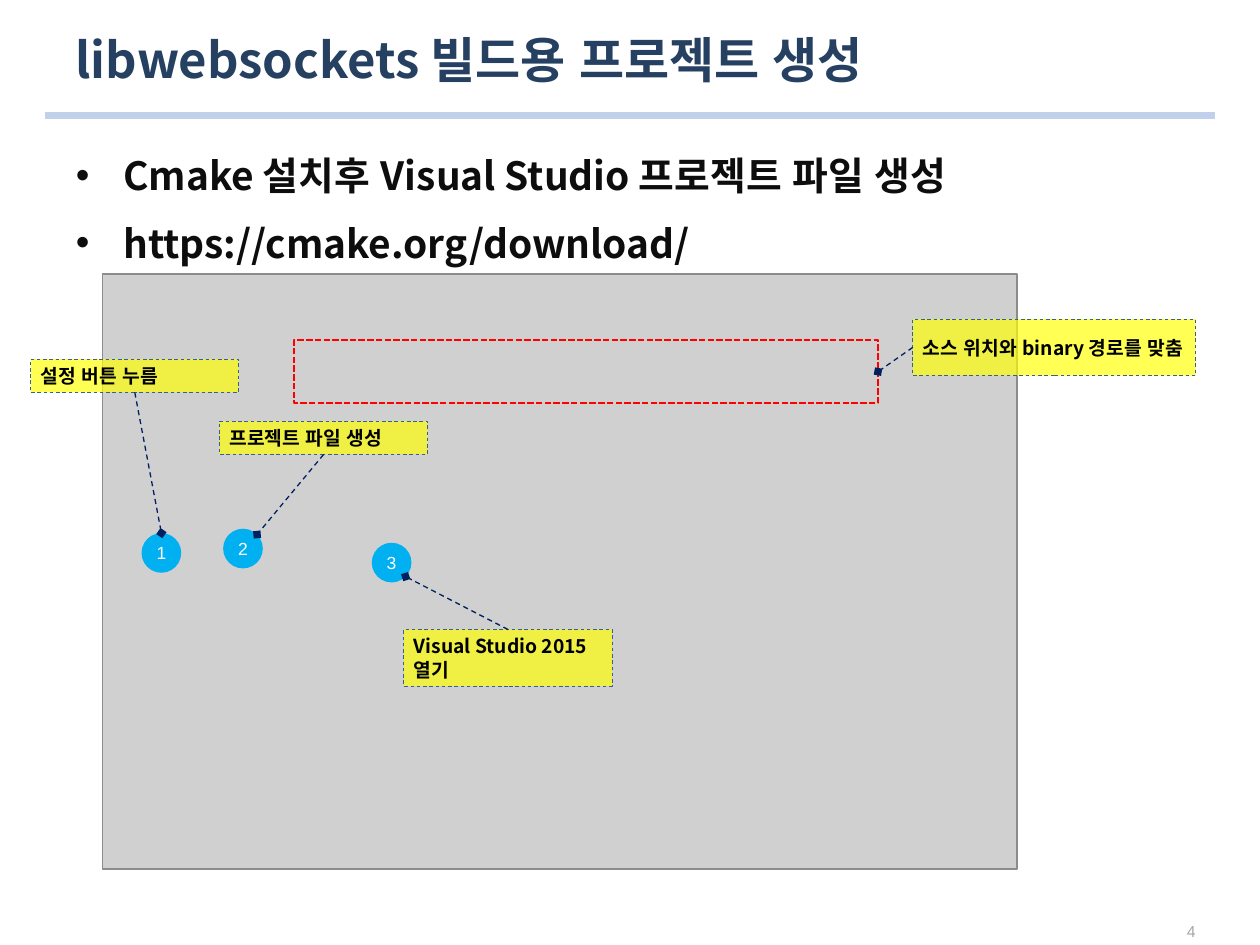
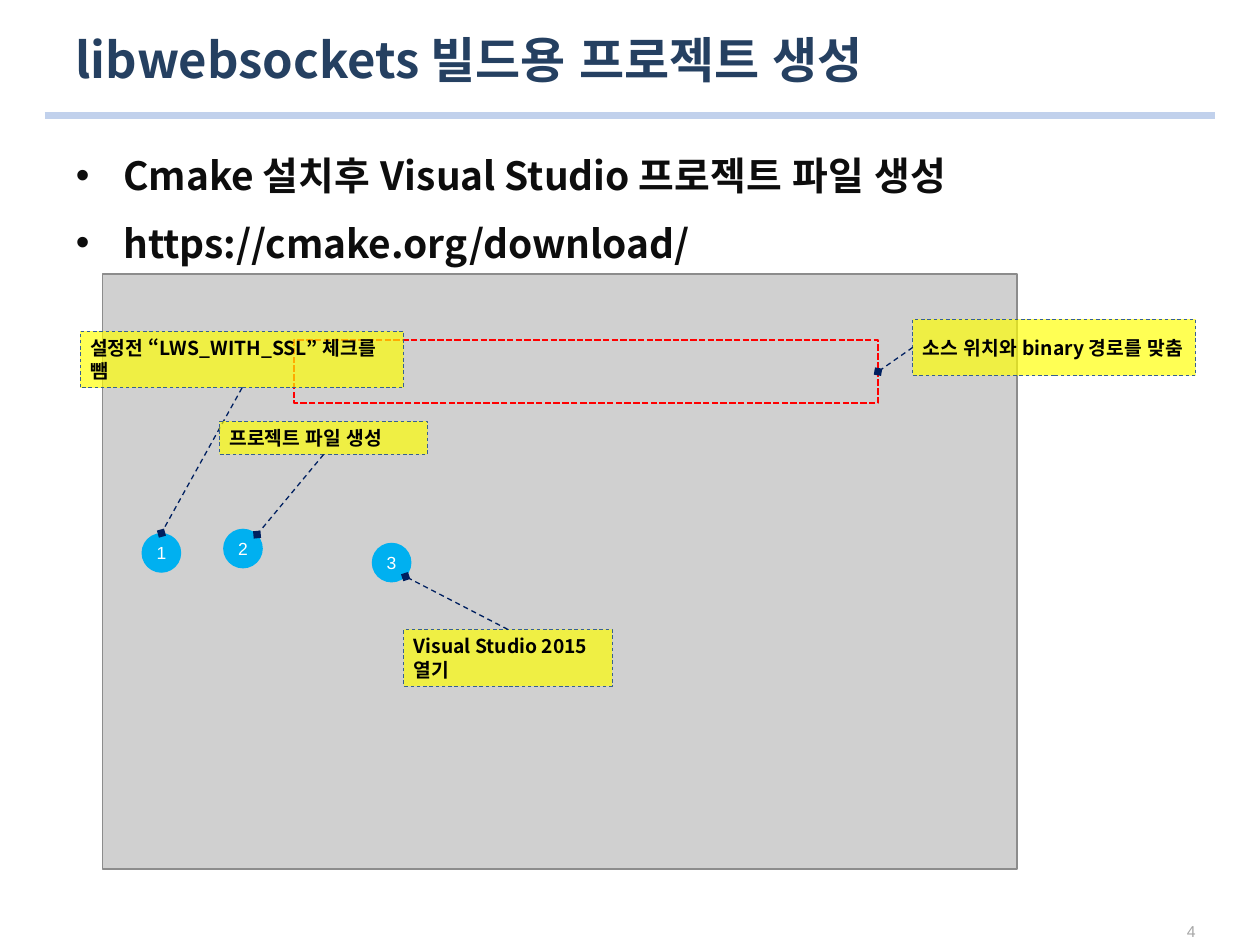
Before and after one commit to Geloi/mosquitto-win32-binary, a slide deck: slide 5 of building_mosquitto_on_windows.pptx. Drawn at 1260x945 pixels with LibreOffice and Linux fonts; fonts in the diff are those of the drawing; grey boxes stand for pictures. Boxes give left, top, right and bottom in pixels: in the first picture for what was removed or moved away, otherwise in the second. Text is boxed around its words. In the diff, an @@ line names an element or a change of style, - is before the commit and + after.

```diff
--- a/building_mosquitto_on_windows.pptx
+++ b/building_mosquitto_on_windows.pptx
@@ rectangle "설정전 “LWS_WITH_SSL” 체크를 뺌": place and size @@
-rectangle "설정전 “LWS_WITH_SSL” 체크를 뺌" at [30, 359, 238, 392]
+rectangle "설정전 “LWS_WITH_SSL” 체크를 뺌" at [81, 331, 404, 388]
@@ text in rectangle at [90, 338, 376, 384]: text changed @@
-설정 버튼 누름
+설정전 “LWS_WITH_SSL” 체크를 뺌
@@ arrow moved from (135, 392) - (161, 533) to (242, 388) - (161, 533) @@
```
Also in this commit, not shown: 2 other slides changed, 1 slide added, 2 other files.
